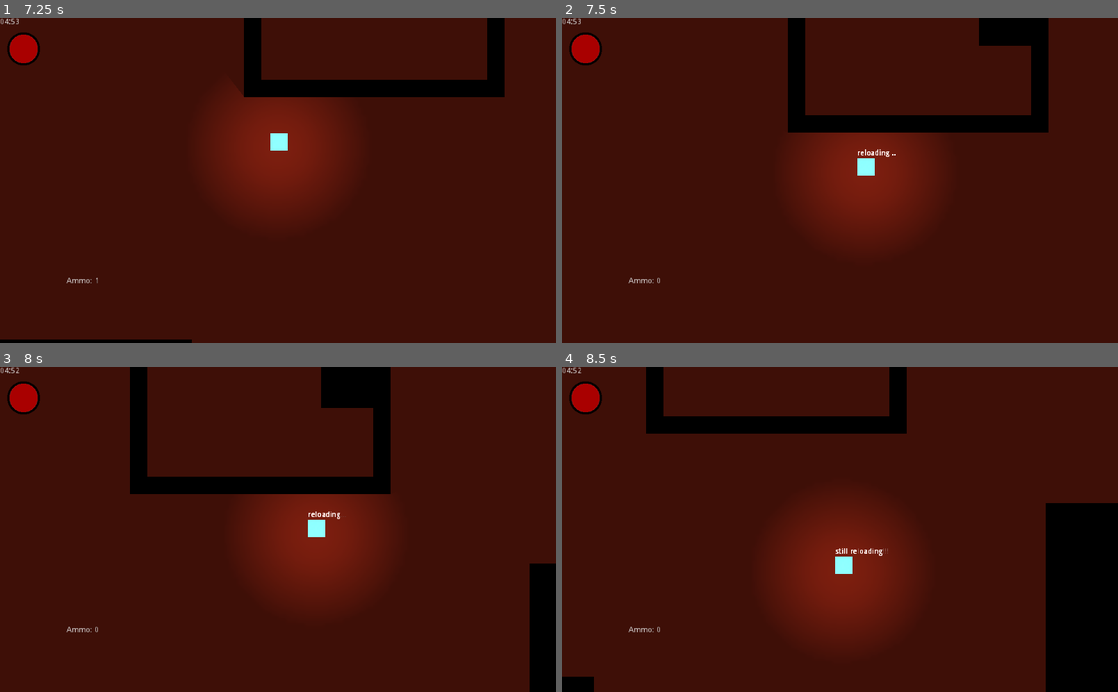
Above: before the commit, frames 1-4 (two rows, left to right).
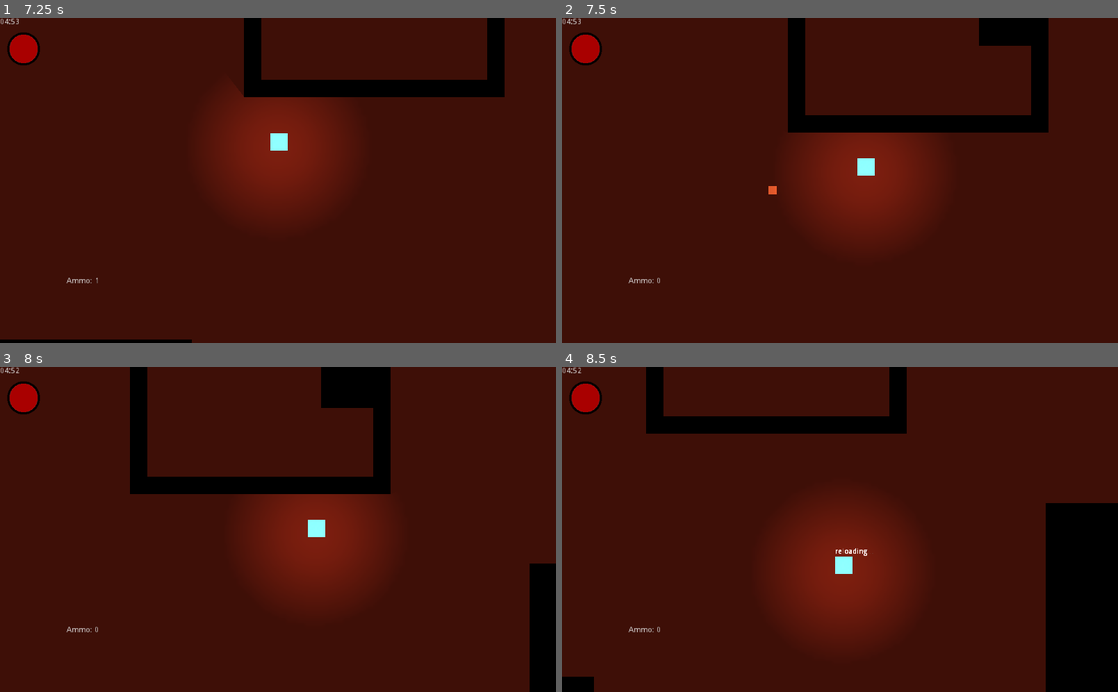
Above: after the commit, the same moments.

Repository: quiet-night-studio/redemption
Game: Godot game, scene res://scenes/Level.tscn
Same seed, same stepped clock (60 frames per second), same inputs: the game is played once before the commit and once after it.
Inputs (mouse positions are in pixels of both pictures, inside the frame that each line leads up to):
- Up to frame 1 (7.25 s): tap Enter at 0.5 s; move the mouse to (400, 164) at 0.52 s; hold Right (ui_right) 0.53-1.28 s; click (400, 164) at 0.6 s; move the mouse to (166, 196) at 1.27 s; hold Down (ui_down) 1.28-2.03 s; click (166, 196) at 1.35 s; move the mouse to (333, 109) at 2.02 s; hold Right (ui_right) 2.03-2.78 s; click (333, 109) at 2.1 s; move the mouse to (250, 245) at 2.77 s; hold Up (ui_up) 2.78-3.53 s; click (250, 245) at 2.85 s; move the mouse to (444, 229) at 3.52 s; hold Left (ui_left) 3.53-5.03 s; click (444, 229) at 3.6 s; move the mouse to (111, 131) at 4.27 s; click (111, 131) at 4.35 s; move the mouse to (305, 180) at 5.02 s; hold Down (ui_down) 5.03-5.78 s; click (305, 180) at 5.1 s; move the mouse to (194, 99) at 5.77 s; hold Right (ui_right) 5.78-6.53 s; click (194, 99) at 5.85 s; move the mouse to (400, 164) at 6.52 s; hold Up (ui_up) from 6.53 s (still down); click (400, 164) at 6.6 s
- Up to frame 2 (7.5 s): move the mouse to (728, 196) at 7.27 s; release Up (ui_up) at 7.28 s; hold Right (ui_right) from 7.28 s (still down); click (728, 196) at 7.35 s
- Up to frame 3 (8 s): keep holding Right (ui_right)
- Up to frame 4 (8.5 s): move the mouse to (895, 458) at 8.02 s; release Right (ui_right) at 8.03 s; hold Down (ui_down) from 8.03 s (still down); click (895, 458) at 8.1 s

Frame 1 is identical in both runs. In frame 2, 0.1% of the frame differs, in the area x 37-60%, y 40-55%; in frame 3, less than 0.1%; in frame 4, less than 0.1%.

Commit message:
Fixed bullet count issue
The reloading mechanism would automate before allowing the player to shoot their last bullet. This is a fix.

Diff:
--- a/scripts/Player.gd
+++ b/scripts/Player.gd
@@ -67,7 +67,7 @@
 			return
 
 		GameManager.current_bullets -= 1
-		if GameManager.current_bullets <= 0:
+		if GameManager.current_bullets < 0:
 			info_label.text = "reloading..."
 			GameManager.current_bullets = 0
 			current_state = State.RELOADING
